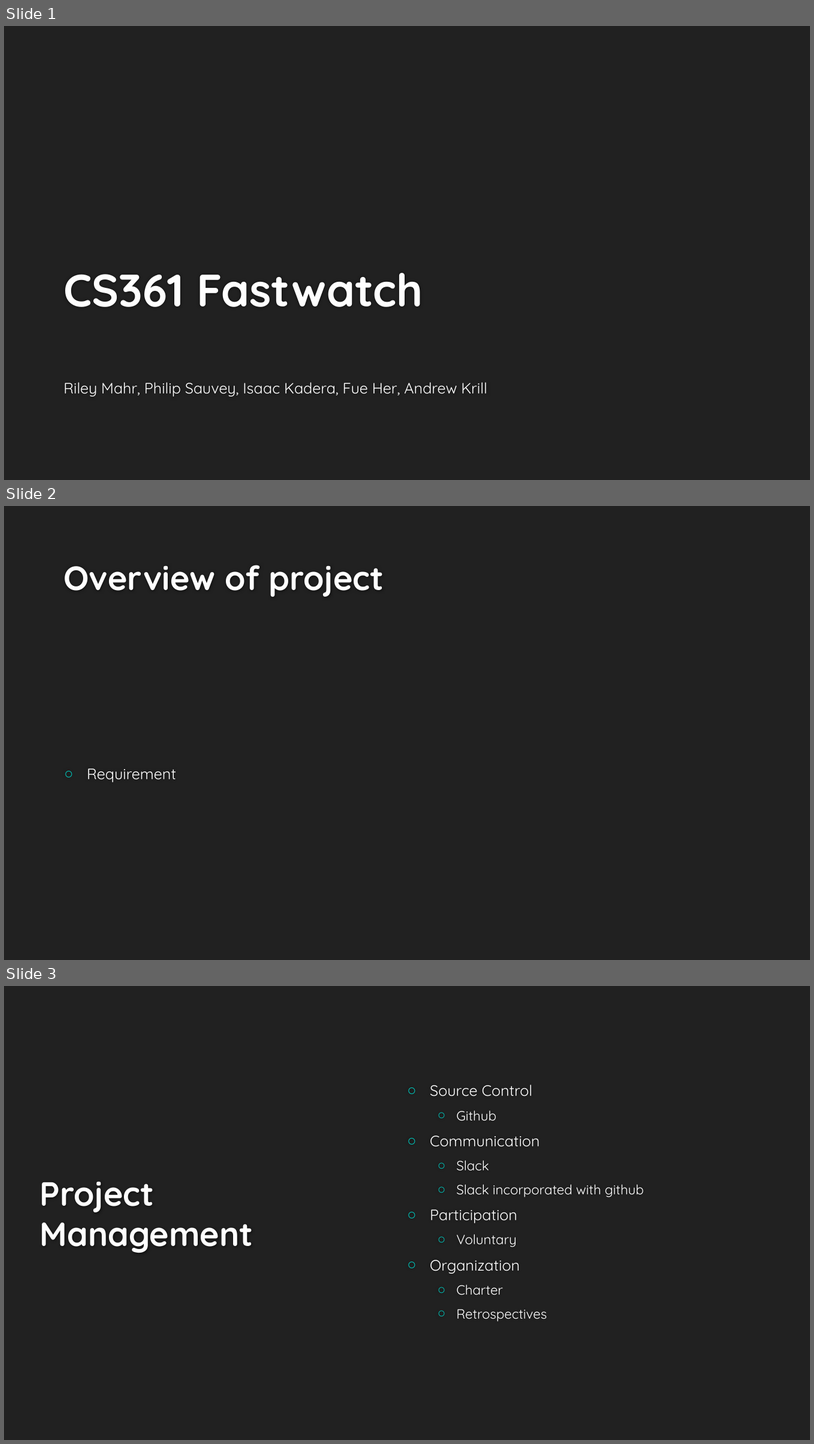
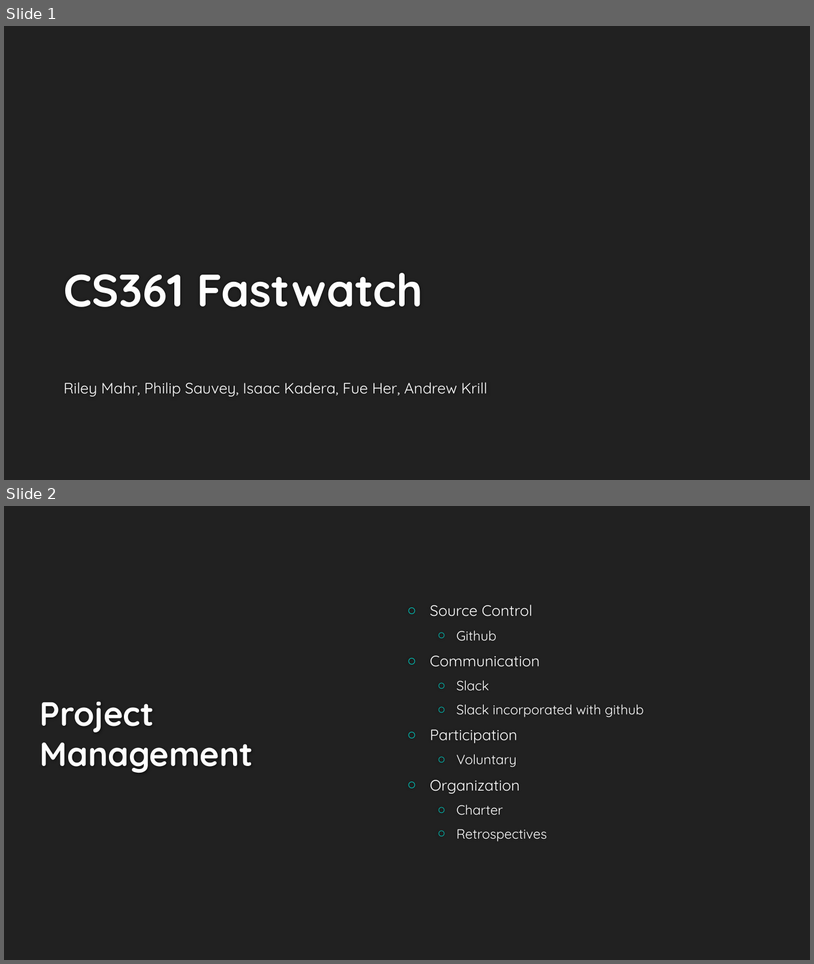
Before and after one commit to Fastwatch/FastWatch361, a slide deck: Artifacts/Presentation/Fastwatch.pptx. Shown one above the other, each under a label of ours: slides 1, 2 and 3 before the commit, slides 1 and 2 after it. The pictures are 814x1444 and 814x964 pixels, drawn with LibreOffice and Linux fonts; fonts in the diff are those of the drawing; background and template pictures are left out. Boxes give left, top, right and bottom in pixels: in the first picture for what was removed or moved away, otherwise in the second. Text is boxed around its words. In the diff, an @@ line names an element or a change of style, - is before the commit and + after.

```diff
--- a/Artifacts/Presentation/Fastwatch.pptx
+++ b/Artifacts/Presentation/Fastwatch.pptx
@@ slide 2 removed at [4,506,810,960], background #212121 @@
@@ title removed at [63,565,384,597] @@
-Overview of project
@@ text removed at [87,768,176,782] @@
-○ Requirement
@@ what was slide 3 is now slide 2 @@
```
Also in this commit, not shown: 4 slides changed, 2 slides added, 2 other slides removed, 3 other files.
